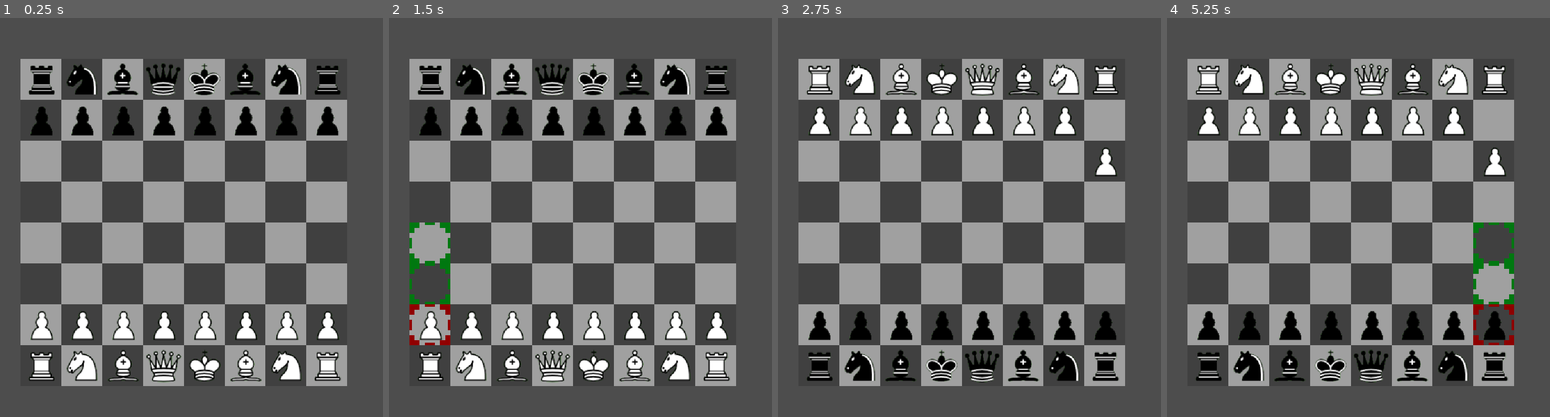
Above: before the commit, frames 1-4 (left to right).
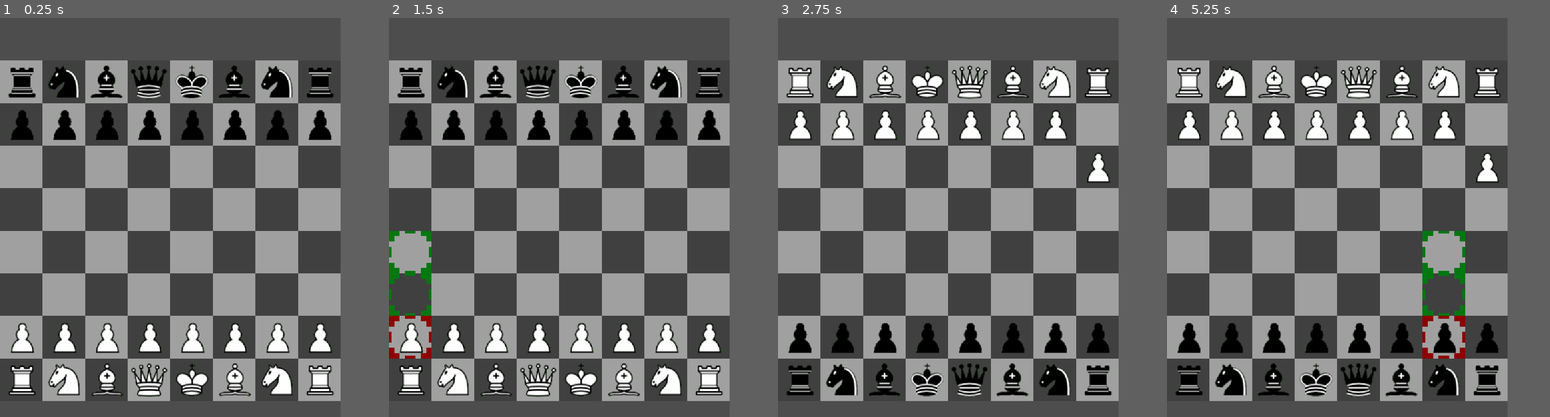
Above: after the commit, the same moments.

Repository: aligator/chess
Game: Godot game, scene res://Game.tscn
Same seed, same stepped clock (60 frames per second), same inputs: the game is played once before the commit and once after it.
Inputs (mouse positions are in pixels of both pictures, inside the frame that each line leads up to):
- Up to frame 1 (0.25 s): no input
- Up to frame 2 (1.5 s): tap Enter at 0.5 s; move the mouse to (431, 365) at 0.52 s; click (431, 365) at 0.67 s; move the mouse to (431, 325) at 1.27 s; click (431, 325) at 1.42 s
- Up to frame 3 (2.75 s): tap Space at 2 s; move the mouse to (820, 285) at 2.02 s; click (820, 285) at 2.17 s
- Up to frame 4 (5.25 s): tap Enter at 2.75, 4.25 s; move the mouse to (1492, 201) at 2.77 s; click (1492, 201) at 2.92 s; tap Space at 3.5, 5 s; move the mouse to (1492, 241) at 3.52 s; click (1492, 241) at 3.67 s; move the mouse to (1492, 285) at 4.27 s; click (1492, 285) at 4.42 s; move the mouse to (1492, 325) at 5.02 s; click (1492, 325) at 5.17 s
In our replay, the window is 768x800 before the commit and 683x800 after it. These sizes can differ from the game's own. Grey fills any space a smaller window leaves; there, only what the larger window draws over its background counts as a difference.

The runs differ from the first frame. In frame 1, 42% of the frame differs, in the area x 0-91%, y 10-96%; in frame 2, 43%; in frame 3, 43%; in frame 4, 43%.

Commit message:
No gaps on the sides

Diff:
--- a/Game.tscn
+++ b/Game.tscn
@@ -8,18 +8,18 @@
 script = ExtResource("1_k6fgx")
 
 [node name="ChessBoard" parent="." instance=ExtResource("1_gbx6s")]
-position = Vector2(8, 16)
+position = Vector2(0, 16)
 debug_moves = null
 rotate_board_after_move = null
 is_board_rotated = null
 
 [node name="FigureListBlack" parent="." instance=ExtResource("2_3ok37")]
-position = Vector2(12, 12)
+position = Vector2(4, 12)
 scale = Vector2(0.5, 0.5)
 color = 2
 gap = 0
 
 [node name="FigureListWhite" parent="." instance=ExtResource("2_3ok37")]
-position = Vector2(12, 4)
+position = Vector2(4, 4)
 scale = Vector2(0.5, 0.5)
 gap = 0
--- a/project.godot
+++ b/project.godot
@@ -17,12 +17,12 @@
 
 [display]
 
-window/size/viewport_width=960
-window/size/viewport_height=1000
+window/size/viewport_width=768
+window/size/viewport_height=900
 window/handheld/orientation=1
 window/stretch/mode="canvas_items"
 window/stretch/aspect="expand"
-window/stretch/scale=6.4
+window/stretch/scale=6.0
 
 [rendering]
 
